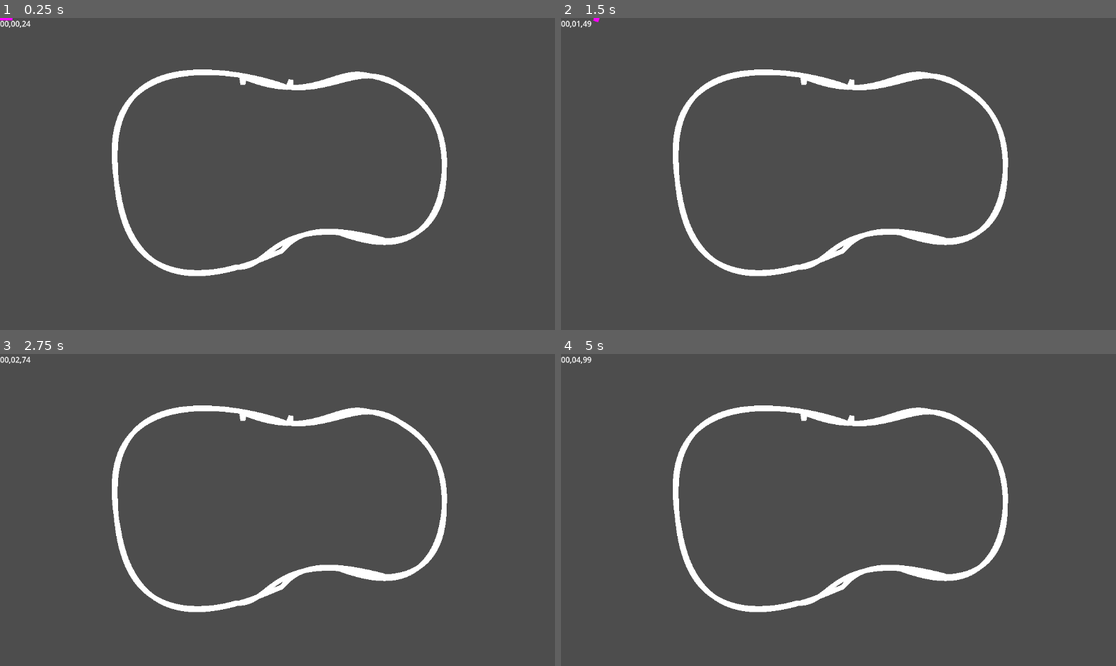
Above: before the commit, frames 1-4 (two rows, left to right).
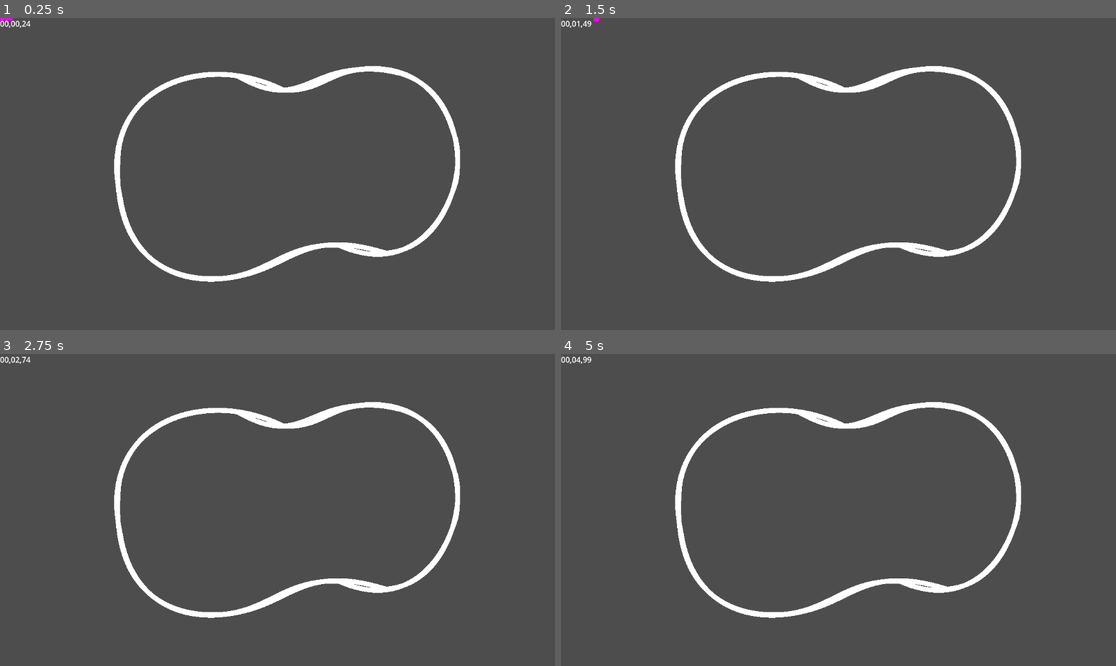
Above: after the commit, the same moments.

Repository: Timjb4235/three-brothers
Game: Godot game, scene res://scenes/main.tscn
Same seed, same stepped clock (60 frames per second), same inputs: the game is played once before the commit and once after it.
Inputs:
- Up to frame 1 (0.25 s): no input
- Up to frame 2 (1.5 s): hold Right (right) 0.53-1.28 s; hold Down (down) from 1.28 s (still down)
- Up to frame 3 (2.75 s): release Down (down) at 2.03 s; hold Right (right) from 2.03 s (still down)
- Up to frame 4 (5 s): release Right (right) at 2.78 s; hold Up (up) 2.78-3.53 s; hold A (left) from 3.53 s (still down)

The runs differ from the first frame. In frame 1, 5.2% of the frame differs, in the area x 20-83%, y 15-85%; in frame 2, 5.2%; in frame 3, 5.2%; in frame 4, 5.2%.

Commit message:
Add racetrack collision

Diff:
--- a/scenes/racetrack.tscn
+++ b/scenes/racetrack.tscn
@@ -4,7 +4,7 @@
 
 [sub_resource type="Curve2D" id="Curve2D_x2siw"]
 _data = {
-"points": PackedVector2Array(-106.437, -23.5969, 106.437, 23.5969, 524, 182, -73.2909, -24.5407, 73.2909, 24.5407, 759, 180, -4.71937, -78.3416, 4.71937, 78.3416, 884, 340, 136.187, 22.653, -136.187, -22.653, 720, 502, 47.5721, -16.0459, -47.5721, 16.0459, 504, 549, 18.6557, 283.162, -18.6557, -283.162, 211, 364, 0, 0, 0, 0, 524, 182)
+"points": PackedVector2Array(-97.437, -27.5969, 97.437, 27.5969, 544, 136, -109.291, -8.5407, 109.291, 8.5407, 784, 112, -4.71937, -78.3416, 4.71937, 78.3416, 944, 288, 136.187, 22.653, -136.187, -22.653, 752, 480, 110.572, -9.0459, -110.572, 9.0459, 464, 536, 3.6557, 164.162, -3.6557, -164.162, 248, 320, -143, -46, 143, 46, 544, 136)
 }
 point_count = 7
 
@@ -12,5 +12,4 @@
 script = ExtResource("1_6hoh6")
 
 [node name="Path2D" type="Path2D" parent="."]
-position = Vector2(32, -48)
 curve = SubResource("Curve2D_x2siw")
--- a/scripts/racetrack.gd
+++ b/scripts/racetrack.gd
@@ -1,4 +1,4 @@
-extends Node
+extends Node2D
 
 # Width of the track, in pixels
 const TRACK_WIDTH: float = 100
@@ -39,6 +39,7 @@
 	add_child(_inner_line)
 	add_child(_outer_line)
 
+@warning_ignore("unused_parameter")
 func _process(delta):
 	pass
 
@@ -68,18 +69,29 @@
 	# Create central line
 	for i in _tessellated_curve_points.size():
 		var this_point = _tessellated_curve_points[i];
-		_track_line.add_point(_path.global_position + this_point)
+		_track_line.add_point(this_point)
 
 	# Create inner line
 	for i in _inner_curve.point_count:
 		var this_point = _inner_curve.get_point_position(i)
-		_inner_line.add_point(_path.global_position + this_point)
+		_inner_line.add_point(this_point)
 
 	# Create outer line
 	for i in _outer_curve.point_count:
 		var this_point = _outer_curve.get_point_position(i)
-		_outer_line.add_point(_path.global_position + this_point)
+		_outer_line.add_point(this_point)
 
 	# Loop lines back to start
 	_inner_line.add_point(_inner_line.get_point_position(0))
 	_outer_line.add_point(_outer_line.get_point_position(0))
+
+	# Create inner wall collision
+	var inner_polygon := CollisionPolygon2D.new()
+	inner_polygon.polygon = _inner_curve.get_baked_points()
+	add_child(inner_polygon)
+
+	# Create outer wall collision
+	var outer_polygon := CollisionPolygon2D.new()
+	outer_polygon.polygon = _outer_curve.get_baked_points()
+	outer_polygon.build_mode = CollisionPolygon2D.BUILD_SEGMENTS
+	add_child(outer_polygon)
Not shown: 1 places in scenes/main.tscn that only renumber resources
Not shown: 1 places in scenes/player.tscn that only renumber resources
